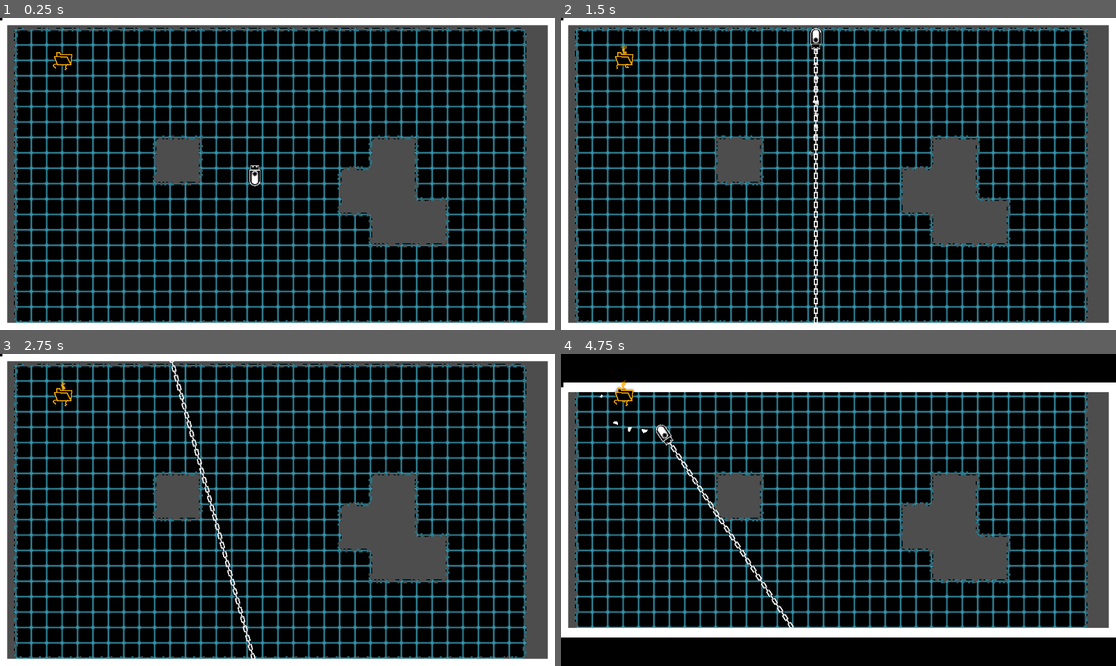
Above: before the commit, frames 1-4 (two rows, left to right).
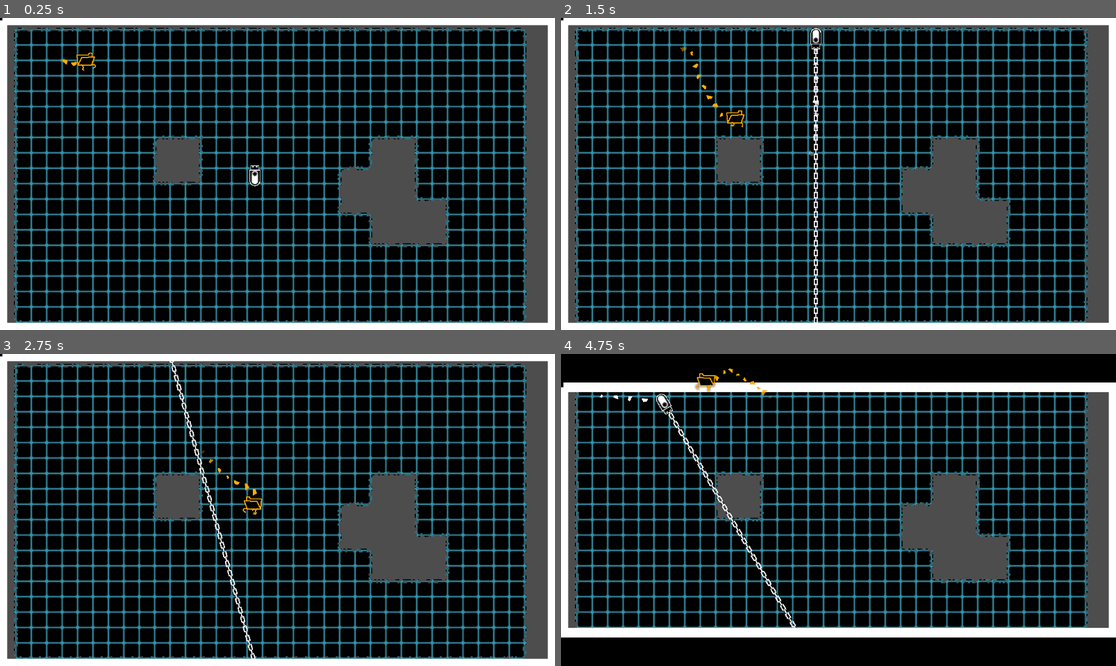
Above: after the commit, the same moments.

Repository: SomeSortOfSam/Hardest_Drive
Game: Godot game, scene res://scenes/gamplay.tscn
Two runs of this game, one before a commit and one after it. Both use one fixed random seed, a clock stepped at 60 frames per second and the inputs below.
Inputs (mouse positions are in pixels of both pictures, inside the frame that each line leads up to):
- Up to frame 1 (0.25 s): no input
- Up to frame 2 (1.5 s): move the mouse to (810, 236) at 0.52 s; hold W (player_up) from 0.53 s (still down); click (810, 236) at 0.67 s; move the mouse to (1005, 220) at 1.27 s
- Up to frame 3 (2.75 s): move the mouse to (111, 463) at 2.02 s; release W (player_up) at 2.03 s; hold A (player_left) from 2.03 s (still down)
- Up to frame 4 (4.75 s): move the mouse to (866, 510) at 2.77 s; click (866, 510) at 2.92 s; move the mouse to (755, 432) at 3.52 s; release A (player_left) at 3.53 s; hold S (player_down) 3.53-4.28 s; move the mouse to (960, 494) at 4.27 s; hold D (player_right) from 4.28 s (still down)

The runs differ from the first frame. In frame 1, 0.2% of the frame differs, in the area x 9-18%, y 10-17%; in frame 2, 0.3%; in frame 3, 0.3%; in frame 4, 1.5%, in the area x 9-43%, y 4-88%.
Error before the commit: Parse Error: Identifier "tilemap" not declared in the current scope. (res://scripts/enemy.gd:59)

Commit message:
unfucked it

Diff:
--- a/scenes/enemy.tscn
+++ b/scenes/enemy.tscn
@@ -86,7 +86,6 @@
 "": SubResource("AnimationLibrary_tcx8n")
 }
 
-[connection signal="screen_exited" from="VisibleOnScreenNotifier2D" to="." method="_on_visible_on_screen_notifier_2d_screen_exited"]
 [node name="Timer" type="Timer" parent="."]
 wait_time = 0.01
 
--- a/scripts/enemy.gd
+++ b/scripts/enemy.gd
@@ -8,6 +8,7 @@
 @onready var player = $"../TileMap/Player"
 @onready var sprite :Sprite2D = $Sprite2D
 @onready var timer : Timer = $Timer
+@onready var tilemap :TileMap = $"../TileMap"
 
 func _ready():
 	# These values need to be adjusted for the actor's speed
Not shown: 1 places in scenes/gamplay.tscn that only renumber resources
